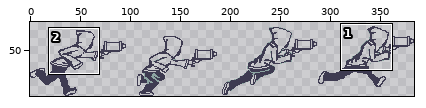
File history of a sprite sheet, MainGame/core/assets/sprites/char/char_run_shoot_strip4.png. Above: a wide view before the commit, with the close-up outlined.
Close-up. Before:
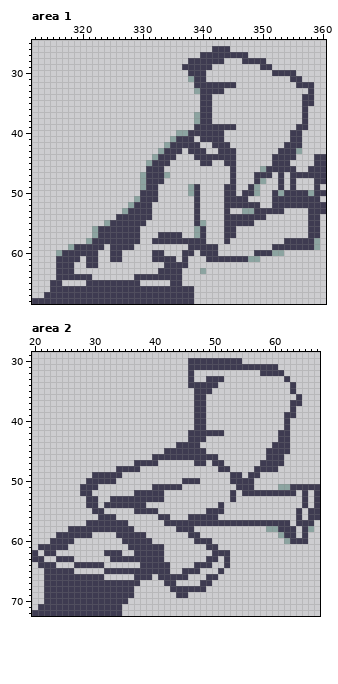
The file is 384x96 pixels. Shown: area 1: x 312..360, y 25..68; area 2: x 20..67, y 29..72. The wide view leaves out empty margins. The commit also changed other parts of the picture, which this record leaves out.
New version:
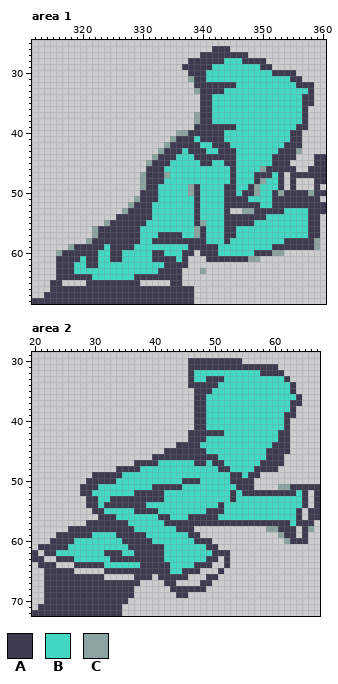
Palette (. is transparent): A #3e3b51  B #43d8c4  C #8ca4a1
Changes in this commit:
Changed rows in their new state; - is an unchanged pixel.
Area 1:
first column x 319:
28 -------------------------BBB-----------
29 -----------------------BBBBBBBB--------
30 ----------------------BBBBBBBBBBB------
31 ----------------------BBBBBBBBBBBBBB---
32 ---------------------------BBBBBBBBBB--
33 -------------------------BBBBBBBBBBBBBB
34 -----------------------BBBBBBBBBBBBBBB-
35 -----------------------BBBBBBBBBBBBBBB-
36 -----------------------BBBBBBBBBBBBBBB-
37 -----------------------BBBBBBBBBBBBBBB-
38 -----------------------BBBBBBBBBBBBBBB-
39 ---------------------------BBBBBBBBBB--
40 -------------------------BBBBBBBBBBB---
41 --------------------B----BBBBBBBBBBB---
42 ---------------------BB---BBBBBBBBB----
43 ------------------B---BB---BBBBBBB-----
44 -----------------BBB-------BBBBBB------
45 ----------------BBBBB--BB--BBBBBB------
46 ---------------BBBBBBBBBBB-BBBB--------
47 ----------------BBBBBBBBBB-BBB---B-----
48 ---------------BBBBBBBBBBB-BBB--BB-----
49 --------------BBBBB--BBBB--BB--BBB-----
50 --------------BBBBB--BBBB--B---BB------
51 --------------BBBBBB-BBBB----BBBB------
52 -------------BBBBBBB-BBBB------BB------
53 -------------BBBBBBB-BBBB----------BBBB
54 -------------BBBBBBB-BBBB-------BBBBBBB
55 ------------BBBBBBBB--BBB-----BBBBBBBBB
56 -----------BBBBBBBBB--BBB--BBBBBBBBBBBB
57 -----------BBB----BB--BBB--BBBBBBBBBBBB
58 -----------BB---------BBB-BBBBBBBBB----
59 -----B----BBBBBBBBB-----BBBBBBBBB------
60 ----BB--BBBBB--BBB------BBBBBB---------
61 -B--BB--BBBBB----B---------------------
62 BB--BBBBBBBBBBB------------------------
63 BBBBBBBBBBBBBB-------------------------
64 ---BBBBBBB-----------------------------
Area 2:
first column x 24:
32 -----------------------BBBBBBBBBBB-------
33 -----------------------BB---BBBBBBBBBB---
34 ---------------------------BBBBBBBBBBBB--
35 --------------------------BBBBBBBBBBBBB--
36 -------------------------BBBBBBBBBBBBBBB-
37 -------------------------BBBBBBBBBBBBBB--
38 -------------------------BBBBBBBBBBBBBB--
39 -------------------------BBBBBBBBBBBBB---
40 -------------------------BBBBBBBBBBBBB---
41 -------------------------BBBBBBBBBBBBB---
42 ----------------------------BBBBBBBBB----
43 -------------------------BBBBBBBBBBBB----
44 ------------------------BBBBBBBBBBBB-----
45 -------------------------BBBBBBBBBB------
46 ---------------------------BBBBBBBB------
47 -----------------BBBBBB--B--BBBBBB-------
48 --------------BBBBBBBBBBBBB--BBBB--------
49 -----------BBBBBBBBBBBBBBBBBB--B---------
50 ----------BBBBBBBBBBB---BBBBB------------
51 -------BBBBBBBBB-----BBBBBBBBB-----------
52 ------BBBBBBB-----BBBBBBBBBBB-B---------B
53 -------BB---------BBBBBBBBBBB-BBBBBBBBBBB
54 -------B-------BBBBBBBBBBBB-BBBBBBBBBBBBB
55 --------BBBBB----BBBBBBBB---BBBBBBBBBBBB-
56 ----------BBBBBBB--BBB-----BBBBBBBBBBBBB-
57 ------------BBBBBB---------------------B-
58 -------------BBBBBBB---------------------
59 ------BBBB-----BBBBBBB-------------------
60 ---BBBBBBBB-----BBBBBBB------------------
61 --BBBBBBBBBB------BBBBBBB----------------
62 BBBBBBBB---BB-----BBBBBBBB---------------
63 ---BBBBBB---------BBBBBBB----------------
64 --------BBBBBB-----BBBB------------------
65 -------------------BB--------------------
Boxes around the changes in both close-ups, in picture pixels (x1, y1, x2, y2):
added: (74, 58, 308, 280)
added: (56, 370, 302, 574)
